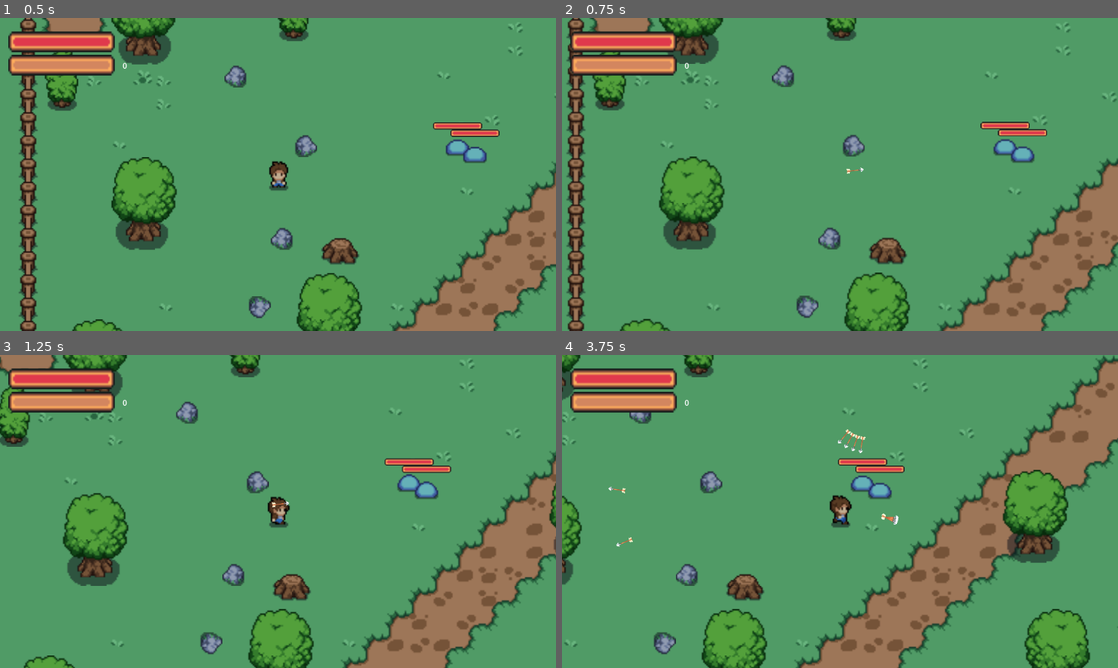
Above: before the commit, frames 1-4 (two rows, left to right).
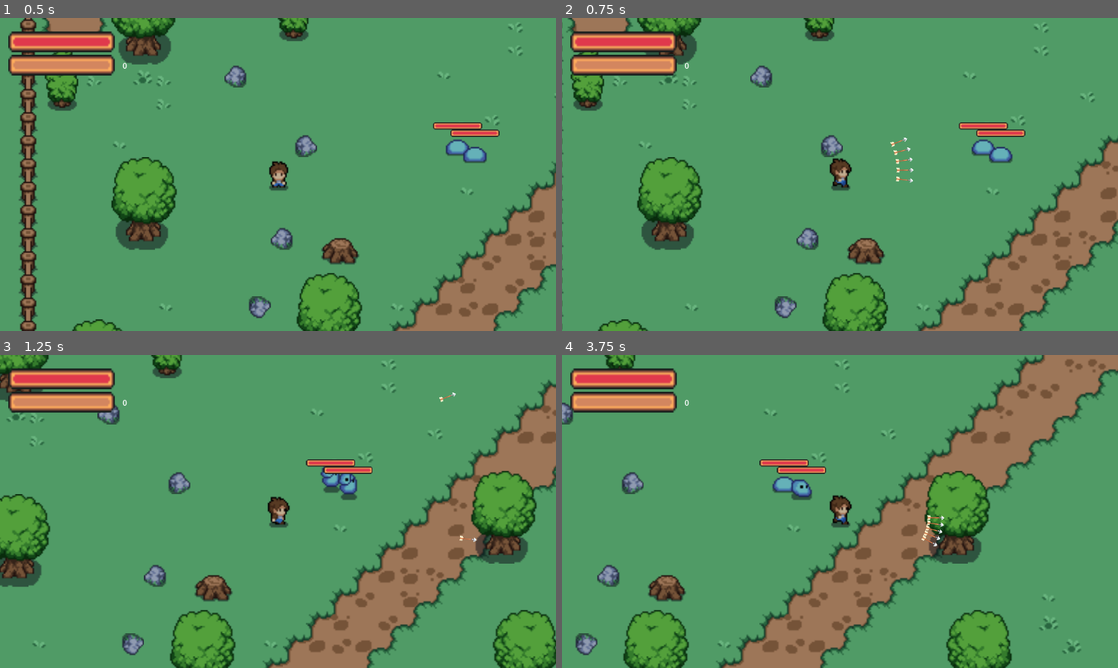
Above: after the commit, the same moments.

Repository: IgorMianowany/Manual-Vampire-Survivors
Game: Godot game, scene res://level_01.tscn
Same seed, same stepped clock (60 frames per second), same inputs: the game is played once before the commit and once after it.
Inputs (mouse positions are in pixels of both pictures, inside the frame that each line leads up to):
- Up to frame 1 (0.5 s): no input
- Up to frame 2 (0.75 s): move the mouse to (962, 158) at 0.52 s; press the mouse at (962, 158) at 0.53 s; hold D (move_right) from 0.53 s (still down)
- Up to frame 3 (1.25 s): keep holding D (move_right)
- Up to frame 4 (3.75 s): move the mouse to (728, 527) at 1.27 s; release D (move_right) at 1.28 s; release the mouse at (728, 527) at 1.28 s; hold W (move_down) 1.28-2.03 s; click (728, 527) at 1.35 s; move the mouse to (895, 442) at 2.02 s; press the mouse at (895, 442) at 2.03 s; hold D (move_right) 2.03-2.78 s; move the mouse to (812, 574) at 2.77 s; release the mouse at (812, 574) at 2.78 s; hold S (move_up) 2.78-3.53 s; click (812, 574) at 2.85 s; move the mouse to (1006, 558) at 3.52 s; press the mouse at (1006, 558) at 3.53 s; hold A (move_left) from 3.53 s (still down)

Frame 1 is identical in both runs. In frame 2, 21% of the frame differs, in the area x 0-100%, y 0-100%; in frame 3, 37%; in frame 4, 42%.

Commit message:
fixed bug multiple arrows didnt produce hits, slimes didnt deal damage

Diff:
--- a/arrow.tscn
+++ b/arrow.tscn
@@ -12,7 +12,6 @@
 
 [node name="Arrow" type="Node2D"]
 script = ExtResource("1_f2b4n")
-speed = 30
 
 [node name="Sprite2D" type="Sprite2D" parent="."]
 z_index = 10
--- a/player.tscn
+++ b/player.tscn
@@ -346,7 +346,7 @@
 
 [node name="Weapon" type="Node2D" parent="."]
 script = ExtResource("53_b61je")
-damage = 5.0
+projectiles = 5
 
 [node name="WeaponType" type="Node2D" parent="Weapon"]
 script = ExtResource("55_2hpdj")
--- a/scripts/hurtbox.gd
+++ b/scripts/hurtbox.gd
@@ -19,9 +19,9 @@
 	if owner.has_method("take_damage"):
 		if hitbox.owner.name == "Player":
 			owner.take_damage(hitbox.damage, hitbox.owner.global_position.direction_to(owner.global_position), hitbox.knockback_power)
-		elif hitbox.owner.name == "Arrow":
+		elif hitbox.owner.get_parent().get_parent().get_parent().name == "Player":
 			if hitbox.hits < hitbox.max_hits:
 					hitbox.hits += 1
 					owner.take_damage(hitbox.damage, hitbox.owner.global_position.direction_to(owner.global_position), hitbox.knockback_power)
-		#if owner is Slime:
-			#hitbox.list_of_enemies.append(owner)
+		elif owner.name == "Player":
+					owner.take_damage(hitbox.damage, hitbox.owner.global_position.direction_to(owner.global_position), hitbox.knockback_power)
--- a/scripts/player_state.gd
+++ b/scripts/player_state.gd
@@ -5,6 +5,8 @@
 var experience_threshold : int = 10
 var level : int = 0
 @onready var health : float = max_health
+
+var debug_value : int = 0
 
 signal death
 signal level_up
--- a/scripts/weapon.gd
+++ b/scripts/weapon.gd
@@ -20,8 +20,6 @@
 		weapon_type.pierce = pierce
 		weapon_type.projectiles = projectiles + PlayerState.level
 		weapon_type.attack(damage, position, direction)
-		projectiles += 1
-
 
 
 func _on_bow_attack_started() -> void:
